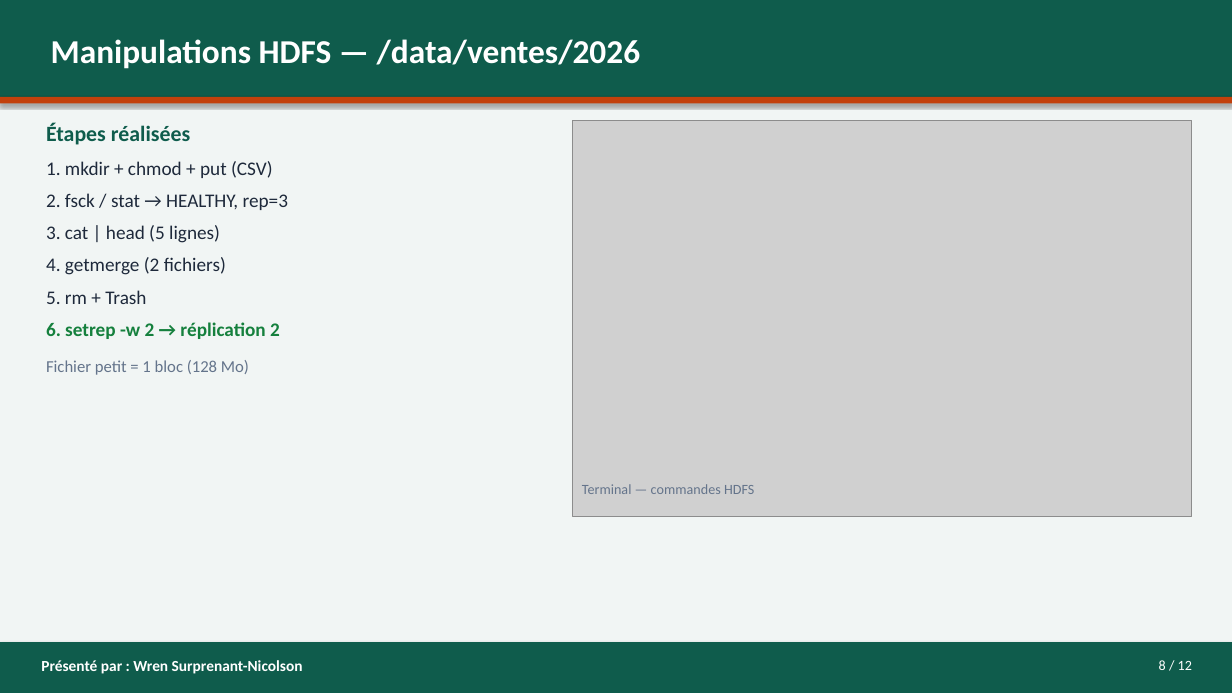
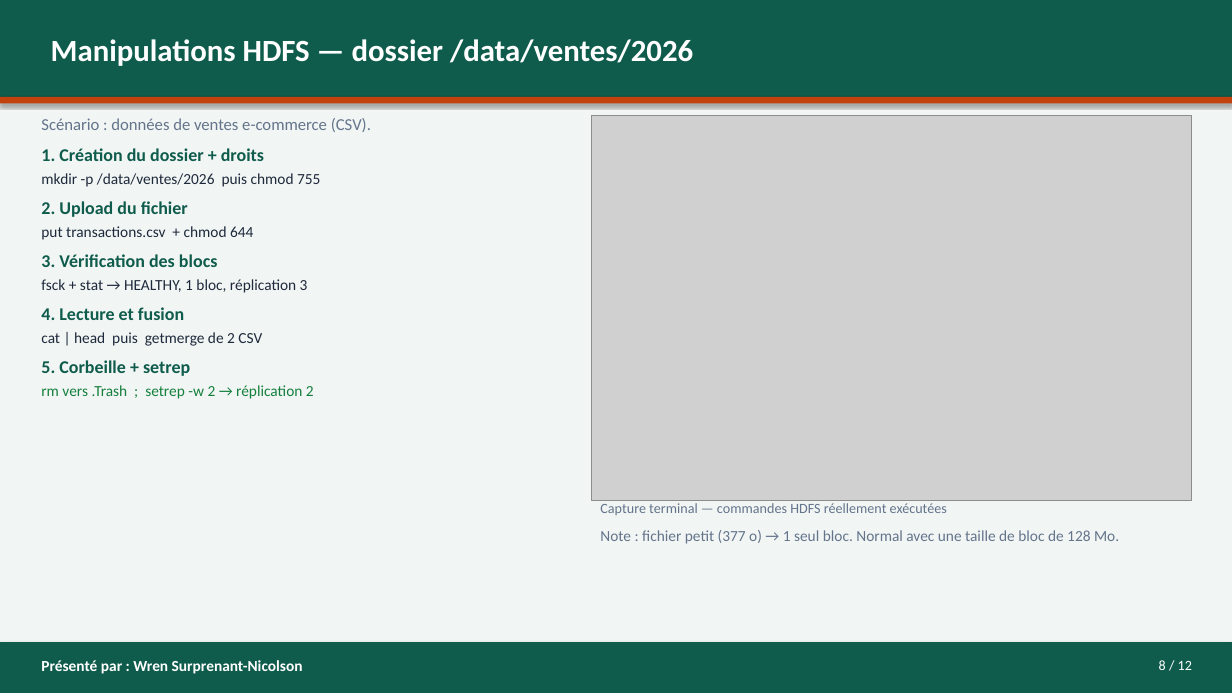
Before and after one commit to asinyopetro/Les_Hadoop_Riders_G4, a slide deck: slide 8 of presentation/PRESENTATION-G4-Les_Hadoop_Riders.pptx. Drawn at 1232x693 pixels with LibreOffice and Linux fonts; fonts in the diff are those of the drawing; grey boxes stand for pictures. Boxes give left, top, right and bottom in pixels: in the first picture for what was removed or moved away, otherwise in the second. Text is boxed around its words. In the diff, an @@ line names an element or a change of style, - is before the commit and + after.

```diff
--- a/presentation/PRESENTATION-G4-Les_Hadoop_Riders.pptx
+++ b/presentation/PRESENTATION-G4-Les_Hadoop_Riders.pptx
@@ text at (51, 39, 693, 66): text changed; size 26 to 24 pt @@
-Manipulations HDFS — /data/ventes/2026
+Manipulations HDFS — dossier /data/ventes/2026
@@ text at (41, 118, 371, 399): text changed; size 15 to 12 pt @@
-Étapes réalisées
-1. mkdir + chmod + put (CSV)
-2. fsck / stat → HEALTHY, rep=3
-3. cat | head (5 lignes)
-4. getmerge (2 fichiers)
-5. rm + Trash
-6. setrep -w 2 → réplication 2
-Fichier petit = 1 bloc (128 Mo)
+Scénario : données de ventes e-commerce (CSV).
+1. Création du dossier + droits
+mkdir -p /data/ventes/2026 puis chmod 755
+2. Upload du fichier
+put transactions.csv + chmod 644
+3. Vérification des blocs
+fsck + stat → HEALTHY, 1 bloc, réplication 3
+4. Lecture et fusion
+cat | head puis getmerge de 2 CSV
+5. Corbeille + setrep
+rm vers .Trash ; setrep -w 2 → réplication 2
@@ picture: place and size @@
-picture at (573, 120, 1192, 517)
+picture at (592, 116, 1192, 500)
@@ text at (600, 503, 947, 515): text changed @@
-Terminal — commandes HDFS
+Capture terminal — commandes HDFS réellement exécutées
@@ text added at (600, 530, 1119, 544), 12 pt, text #64748B @@
+Note : fichier petit (377 o) → 1 seul bloc. Normal avec une taille de bloc de 128 Mo.
```
Also in this commit, not shown: 11 other slides changed, 3 other files.
